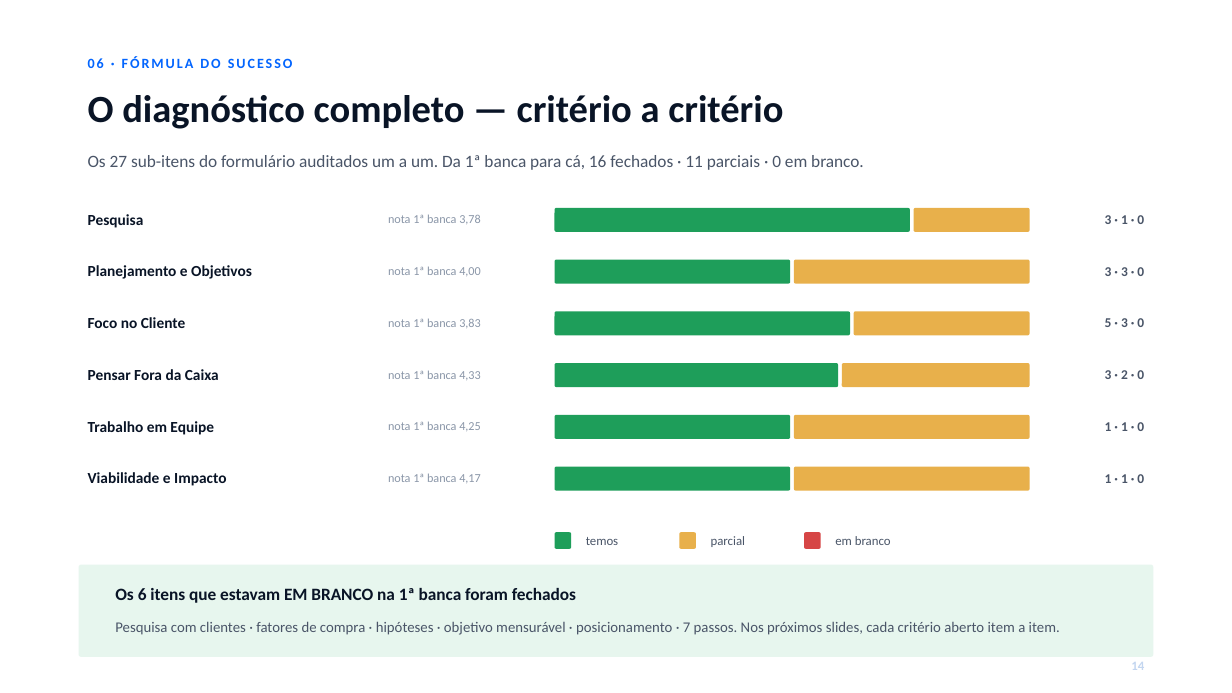
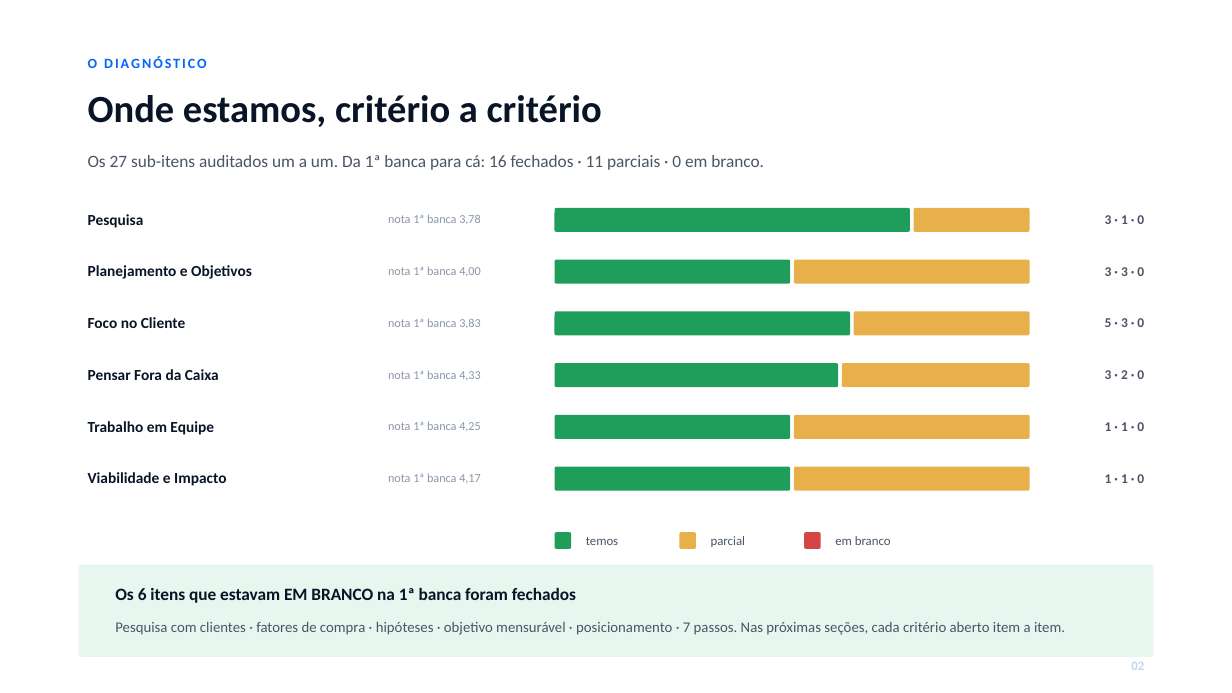
Before and after one commit to Caiquespkt0611/smart-dealer, a slide deck: slide 3 of _NOVAS MELHORIAS/DECK-BANCA-YAMAHAWAY.pptx (slide 15 before the commit). Drawn at 1232x693 pixels with LibreOffice and Linux fonts; fonts in the diff are those of the drawing. Boxes give left, top, right and bottom in pixels: in the first picture for what was removed or moved away, otherwise in the second. Text is boxed around its words. In the diff, an @@ line names an element or a change of style, - is before the commit and + after.

```diff
--- a/_NOVAS MELHORIAS/DECK-BANCA-YAMAHAWAY.pptx
+++ b/_NOVAS MELHORIAS/DECK-BANCA-YAMAHAWAY.pptx
@@ text at (x1=88, y1=56, x2=207, y2=68): text changed @@
-06 · FÓRMULA DO SUCESSO
+O DIAGNÓSTICO
@@ text at (x1=88, y1=95, x2=602, y2=127): text changed @@
-O diagnóstico completo — critério a critério
+Onde estamos, critério a critério
@@ text at (x1=88, y1=155, x2=764, y2=170): text changed @@
-Os 27 sub-itens do formulário auditados um a um. Da 1ª banca para cá, 16 fechados · 11 parciais · 0 em branco.
+Os 27 sub-itens auditados um a um. Da 1ª banca para cá: 16 fechados · 11 parciais · 0 em branco.
@@ text at (x1=115, y1=621, x2=1065, y2=635): text changed @@
-Pesquisa com clientes · fatores de compra · hipóteses · objetivo mensurável · posicionamento · 7 passos. Nos próximos slides, cada critério aberto item a item.
+Pesquisa com clientes · fatores de compra · hipóteses · objetivo mensurável · posicionamento · 7 passos. Nas próximas seções, cada critério aberto item a item.
@@ text at (x1=1131, y1=662, x2=1144, y2=670): text changed @@
-14
+02
```
Also in this commit, not shown: 16 other slides changed, 1 slide added, 3 slides removed, 3 other files.
